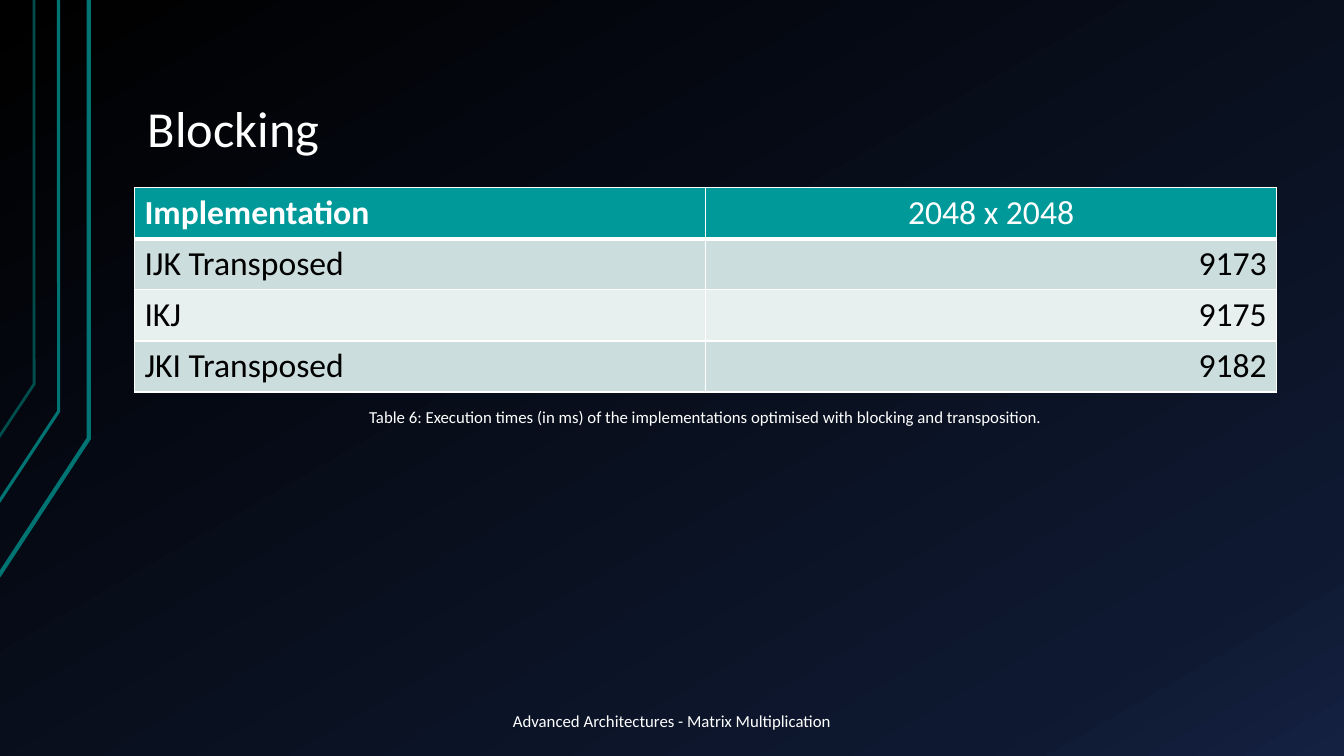
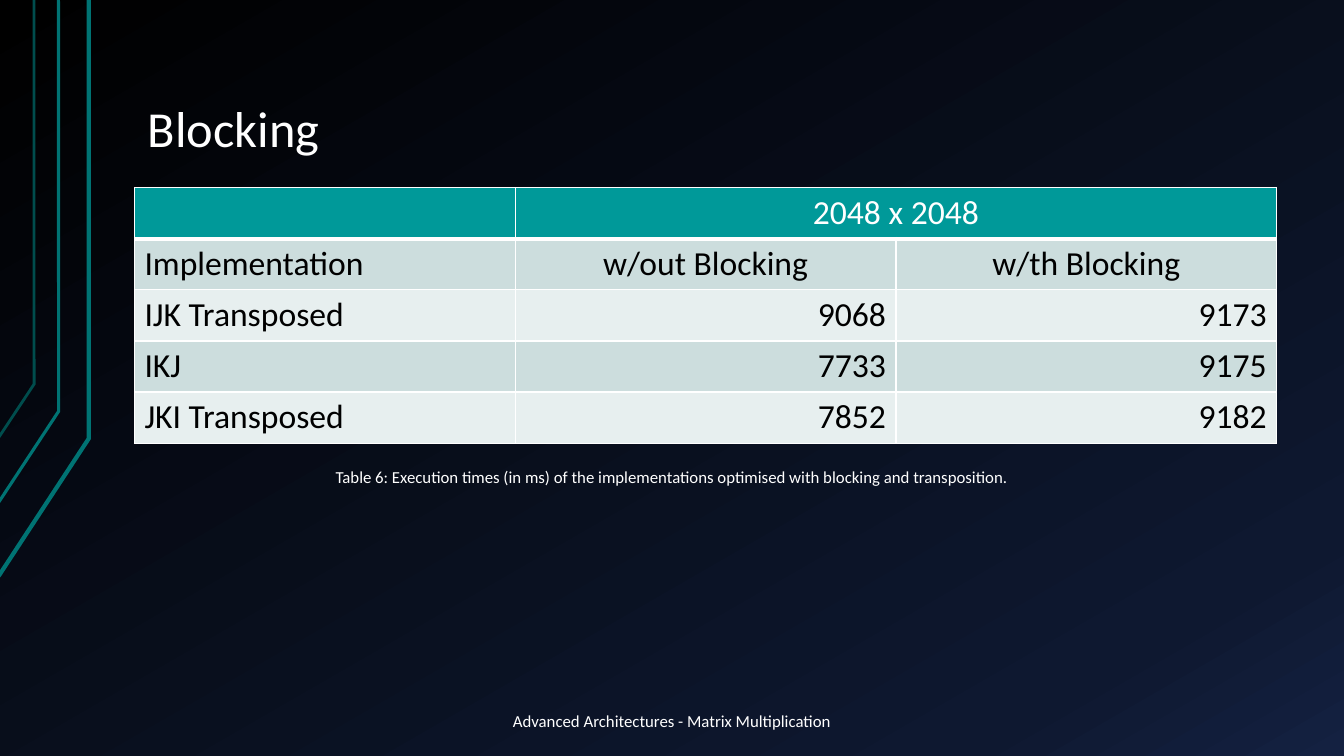
Before and after one commit to Frodo061/RegMatrix-Multiplication, a slide deck: slide 6 of AA_WorkAssignment_Pres.pptx. Drawn at 1344x756 pixels with LibreOffice and Linux fonts; fonts in the diff are those of the drawing. Boxes give left, top, right and bottom in pixels: in the first picture for what was removed or moved away, otherwise in the second. Text is boxed around its words. In the diff, an @@ line names an element or a change of style, - is before the commit and + after.

```diff
--- a/AA_WorkAssignment_Pres.pptx
+++ b/AA_WorkAssignment_Pres.pptx
@@ table at <box>134,188,1277,440</box> @@
-Implementation | 2048 x 2048
-IJK Transposed | 9173
-IKJ | 9175
-JKI Transposed | 9182
+ | 2048 x 2048 | 
+Implementation | w/out Blocking | w/th Blocking
+IJK Transposed | 9068 | 9173
+IKJ | 7733 | 9175
+JKI Transposed | 7852 | 9182
@@ text "Table 6: Execution times (in ...": place and size @@
-text "Table 6: Execution times (in ..." at <box>369,411,1041,426</box>
+text "Table 6: Execution times (in ..." at <box>336,471,1007,486</box>
```
Also in this commit, not shown: 2 other slides changed.
